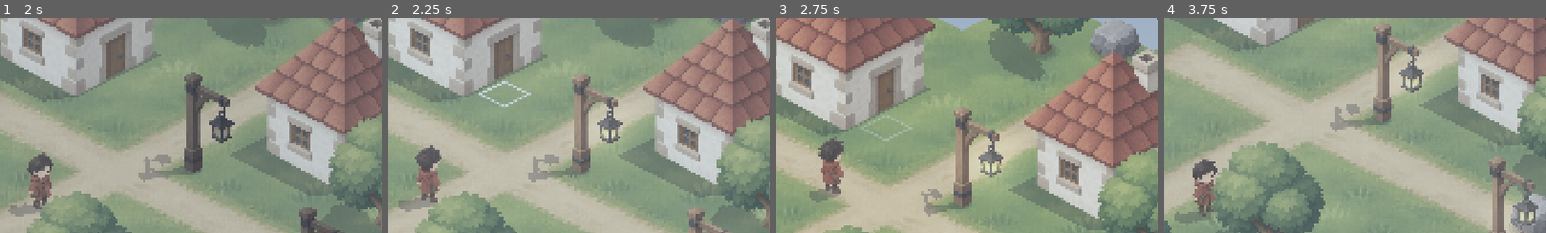
Above: before the commit, frames 1-4 (left to right).
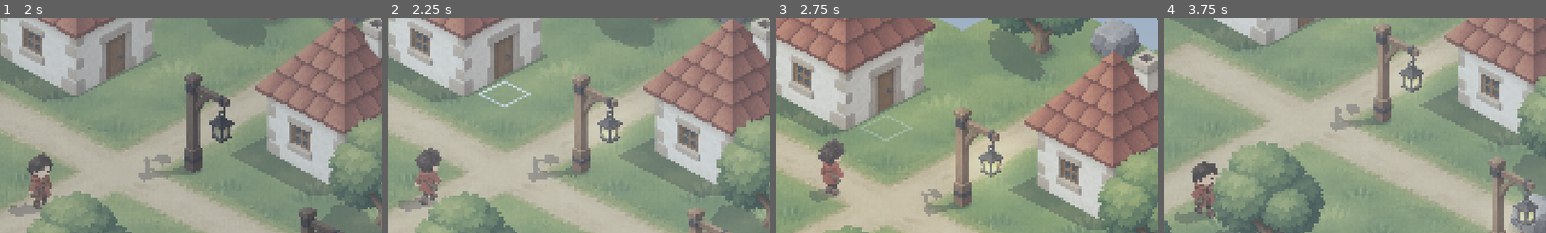
Above: after the commit, the same moments.

Repository: Jan1902/everwild-new
Game: Godot game, scene res://scenes/game.tscn
Two runs of this game, one before a commit and one after it. Both use one fixed random seed, a clock stepped at 60 frames per second and the inputs below.
Inputs (mouse positions are % of the whole screen's width and height, from its top left):
- Up to frame 1 (2 s): tap Enter at 0.5, 1.25 s; move the mouse to (72, 45) at 0.52 s; tap F at 0.6 s; click (72, 45) at 0.67 s; move the mouse to (30, 55) at 1.27 s; tap N at 1.35 s; click (30, 55) at 1.42 s
- Up to frame 2 (2.25 s): tap Enter at 2 s; move the mouse to (60, 28) at 2.02 s; tap F at 2.1 s; click (60, 28) at 2.17 s
- Up to frame 3 (2.75 s): no input
- Up to frame 4 (3.75 s): move the mouse to (45, 70) at 2.77 s; tap N at 2.85 s; click (45, 70) at 2.92 s; move the mouse to (80, 65) at 3.52 s; tap F at 3.6 s; click (80, 65) at 3.67 s
The pictures show only the part of the screen within x 45-95%, y 11-61%; the shares and areas given below are measured in that part.

Frame 1 is identical in both runs. In frame 2, 0.4% of the frame differs, in the area x 7-14%, y 59-88%; in frame 3, 0.3%; in frame 4, 0.6%, in the area x 7-14%, y 65-94%.

Commit message:
Laufanimation der Spielfigur aus generierten Bildbögen
Je Ansicht vier Schritt-Bilder, aus einem Bogen geschnitten und an Kopf und
Füßen ausgerichtet. Im Stehen zeigt die Figur weiter das Standbild.

Co-Authored-By: Claude Opus 5.5 <noreply@anthropic.com>

Diff:
--- a/src/view/player.gd
+++ b/src/view/player.gd
@@ -2,8 +2,8 @@
 extends Node2D
 ## The player character. Walks a path of cells and reports every cell it reaches.
 ##
-## There is one image from the front and one from behind, both looking to the right. Mirrored,
-## they cover the other two directions. Walking is shown by a slight bobbing only.
+## There are images from the front and from behind, both looking to the right. Mirrored, they
+## cover the other two directions. Each view has a standing image and four frames of a walk cycle.
 
 signal cell_reached(cell: Vector2i)
 
@@ -13,6 +13,12 @@
 ## Placement of the images, as in ObjectView.IMAGES.
 const LAYOUT := {"width": 44.0, "foot": Vector2(0.5, 0.96)}
 const BASE_RADIUS := 19.0
+## The frames of the walk cycle are wider than the standing image, to leave room for the stride.
+## Has to match WIDTH_FACTOR in tools/walk_images.py.
+const WALK_WIDTH := 1.4
+const WALK_FRAMES := 4
+## Frames per second of the walk cycle.
+const WALK_SPEED := 7.0
 
 ## Cell reached most recently.
 var cell := Vector2i.ZERO
@@ -25,6 +31,12 @@
 var _body := Node2D.new()
 var _front: Sprite2D
 var _back: Sprite2D
+## Sprite and frames of the walk cycle for each view.
+var _walking_front: Sprite2D
+var _walking_back: Sprite2D
+var _frames_front: Array[Texture2D] = []
+var _frames_back: Array[Texture2D] = []
+var _towards_viewer := true
 var _cast_front: Sprite2D
 var _cast_back: Sprite2D
 
@@ -35,6 +47,14 @@
 	_back = ObjectView.build_image(load(IMAGE_DIR + "player_back.png"), LAYOUT, false)
 	_body.add_child(_front)
 	_body.add_child(_back)
+	for number in range(1, WALK_FRAMES + 1):
+		_frames_front.append(load(IMAGE_DIR + "player_front_walk_%d.png" % number))
+		_frames_back.append(load(IMAGE_DIR + "player_back_walk_%d.png" % number))
+	var walk_layout := {"width": LAYOUT.width * WALK_WIDTH, "foot": LAYOUT.foot}
+	_walking_front = ObjectView.build_image(_frames_front[0], walk_layout, false)
+	_walking_back = ObjectView.build_image(_frames_back[0], walk_layout, false)
+	_body.add_child(_walking_front)
+	_body.add_child(_walking_back)
 
 	var base := Sprite2D.new()
 	base.texture = ObjectView.base_blob()
@@ -46,7 +66,7 @@
 	for cast: Sprite2D in [_cast_front, _cast_back]:
 		cast.material = ObjectView.shadow_material()
 		shadow.add_child(cast)
-	_face(true, false)
+	_show_look(false)
 
 
 func place(new_cell: Vector2i) -> void:
@@ -78,6 +98,7 @@
 func _process(delta: float) -> void:
 	if _path.is_empty():
 		return
+	_stride += delta * WALK_SPEED
 	var remaining := SPEED * delta
 	while remaining > 0.0 and not _path.is_empty():
 		var target := Vector2(_path[0])
@@ -94,18 +115,25 @@
 	position += step
 	shadow.position = position
 	# Sideways steps keep front or back as it was, steps straight up or down keep the side.
-	var towards_viewer := _front.visible if absf(step.y) < 0.01 else step.y > 0.0
-	var to_the_left := _body.scale.x < 0.0 if absf(step.x) < 0.01 else step.x < 0.0
-	_face(towards_viewer, to_the_left)
-	_stride = 0.0 if _path.is_empty() else _stride + delta * 12.0
-	_body.position.y = -absf(sin(_stride)) * 4.0
+	if absf(step.y) >= 0.01:
+		_towards_viewer = step.y > 0.0
+	if absf(step.x) >= 0.01:
+		_body.scale.x = -1.0 if step.x < 0.0 else 1.0
+	if _path.is_empty():
+		_stride = 0.0
+	_show_look(not _path.is_empty())
 
 
-func _face(towards_viewer: bool, to_the_left: bool) -> void:
-	_front.visible = towards_viewer
-	_back.visible = not towards_viewer
-	_cast_front.visible = towards_viewer
-	_cast_back.visible = not towards_viewer
-	_body.scale.x = -1.0 if to_the_left else 1.0
+## Shows the image that fits the direction and whether the character is walking.
+func _show_look(walking: bool) -> void:
+	var frame := int(_stride) % WALK_FRAMES
+	_walking_front.texture = _frames_front[frame]
+	_walking_back.texture = _frames_back[frame]
+	_front.visible = _towards_viewer and not walking
+	_back.visible = not _towards_viewer and not walking
+	_walking_front.visible = _towards_viewer and walking
+	_walking_back.visible = not _towards_viewer and walking
+	_cast_front.visible = _towards_viewer
+	_cast_back.visible = not _towards_viewer
 	for cast: Sprite2D in [_cast_front, _cast_back]:
-		cast.flip_h = to_the_left
+		cast.flip_h = _body.scale.x < 0.0
Binary file added: assets/objects/player_back_walk_1.png
Not shown, added: assets/objects/player_back_walk_1.png.import
Binary file added: assets/objects/player_back_walk_2.png
Not shown, added: assets/objects/player_back_walk_2.png.import
Binary file added: assets/objects/player_back_walk_3.png
Not shown, added: assets/objects/player_back_walk_3.png.import
Binary file added: assets/objects/player_back_walk_4.png
Not shown, added: assets/objects/player_back_walk_4.png.import
Binary file added: assets/objects/player_front_walk_1.png
Not shown, added: assets/objects/player_front_walk_1.png.import
Binary file added: assets/objects/player_front_walk_2.png
Not shown, added: assets/objects/player_front_walk_2.png.import
(and 10 more such lines)
